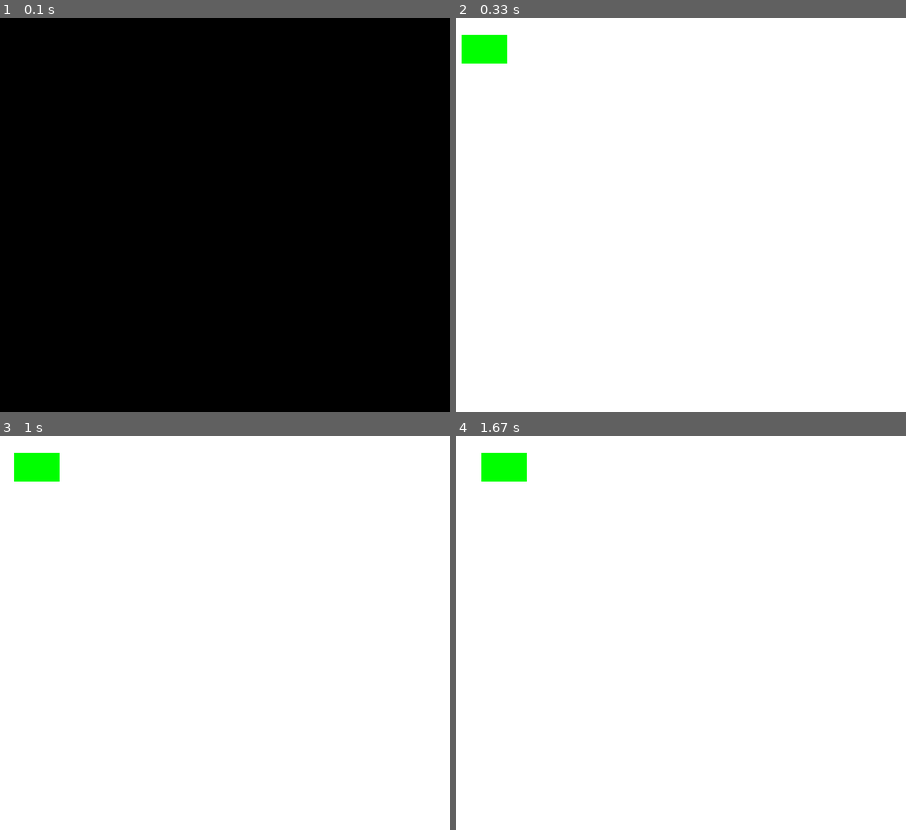
Above: before the commit, frames 1-4 (two rows, left to right).
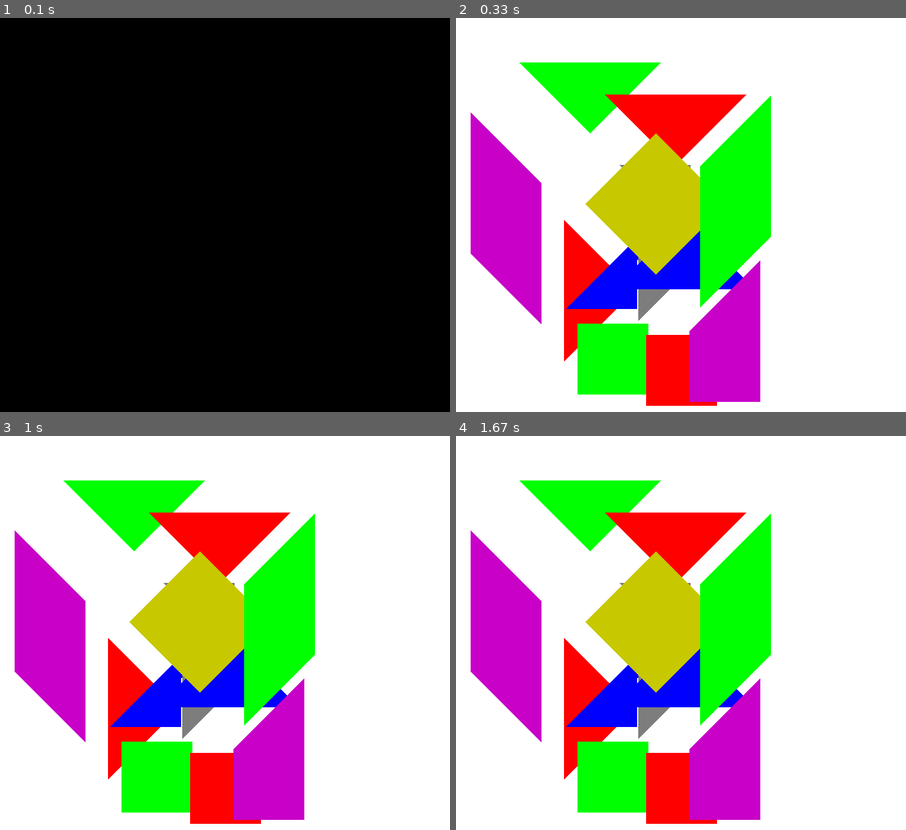
Above: after the commit, the same moments.

Repository: dradav97/TangramPygame
Game: pygame game, started from prueba_triangulo.py
Same seed, same stepped clock (60 frames per second), same inputs: the game is played once before the commit and once after it.
Inputs:
- Up to frame 1 (0.1 s): no input
- Up to frame 2 (0.33 s): no input
- Up to frame 3 (1 s): no input
- Up to frame 4 (1.67 s): no input

Frame 1 is identical in both runs. In frame 2, 36% of the frame differs, in the area x 1-70%, y 4-99%; in frame 3, 36%; in frame 4, 36%.

Commit message:
se generan las figuras de manera aleatoria

Diff:
--- a/figures/Quadrilateral.py
+++ b/figures/Quadrilateral.py
@@ -1,9 +1,11 @@
 from math import cos, sin
 from figures.Vertex import Vertex
 import pygame
+import random as rm
+
 
 class Quadrilateral:
-    def __init__(self, vertex_a, vertex_b, vertex_c, vertex_d, center, screen):
+    def __init__(self, vertex_a, vertex_b, vertex_c, vertex_d, center, screen, color):
         self._vertex_a = vertex_a
         self._vertex_b = vertex_b
         self._vertex_c = vertex_c
@@ -11,6 +13,8 @@
         self._center = center
         self.screen = screen
         self.delta = 5
+        self.color = color
+        self.pos_random()
 
     def rotate(self, grades):
         self.vertex_a = self.rotate_vertex(self.vertex_a.x-self.center.x, self.vertex_a.y-self.center.y, grades)
@@ -23,8 +27,22 @@
         new_x = x*cos(alpha) - y*sin(alpha)
         return Vertex([new_x+self.center.x, new_y+self.center.y])
 
+    def pos_random(self):
+        rx = rm.randint(0, 250)
+        ry = rm.randint(0, 250)
+        self._vertex_a.x = self.vertex_a.x + rx
+        self._vertex_b.x = self.vertex_b.x + rx
+        self._vertex_c.x = self.vertex_c.x + rx
+        self._vertex_d.x = self.vertex_d.x + rx
+        self._center.y = self.center.x + rx
+        self._vertex_a.y = self.vertex_a.y + ry
+        self._vertex_b.y = self.vertex_b.y + ry
+        self._vertex_c.y = self.vertex_c.y + ry
+        self._vertex_d.y = self.vertex_d.y + ry
+        self._center.y = self.center.y + ry
+
     def draw(self):
-        pygame.draw.polygon(self.screen, (0, 255, 0), (self.vertex_a.vertex, self.vertex_b.vertex, self.vertex_c.vertex, self.vertex_d.vertex))
+        pygame.draw.polygon(self.screen, self.color, (self.vertex_a.vertex, self.vertex_b.vertex, self.vertex_c.vertex, self.vertex_d.vertex))
 
     @property
     def move_l(self):
--- a/figures/Triangle.py
+++ b/figures/Triangle.py
@@ -2,11 +2,11 @@
 from math import cos, sin
 from figures.Vertex import Vertex
 import pygame
-
+import random as rm
 
 class Triangle:
 
-    def __init__(self, vertex_a, vertex_b, vertex_c, center, screen):
+    def __init__(self, vertex_a, vertex_b, vertex_c, center, screen, color):
 
         self._vertex_a = vertex_a
         self._vertex_b = vertex_b
@@ -14,6 +14,8 @@
         self._center = center
         self.screen = screen
         self.delta = 10
+        self.color = color
+        self.pos_random()
 
     def rotate(self, grades):
 
@@ -27,7 +29,21 @@
         return Vertex([new_x+self.center.x, new_y+self.center.y])
 
     def draw(self):
-        pygame.draw.polygon(self.screen, (0, 255, 0), (self.vertex_a.vertex, self.vertex_b.vertex, self.vertex_c.vertex))
+        pygame.draw.polygon(self.screen, self.color, (self.vertex_a.vertex, self.vertex_b.vertex, self.vertex_c.vertex))
+
+    def pos_random(self):
+        rx = rm.randint(0, 200)
+        ry = rm.randint(0, 200)
+        print(self.vertex_a )
+        self._vertex_a.x = self.vertex_a.x + rx
+        self._vertex_b.x = self.vertex_b.x + rx
+        self._vertex_c.x = self.vertex_c.x + rx
+        self._center.y = self.center.x + rx
+        self._vertex_a.y = self.vertex_a.y + ry
+        self._vertex_b.y = self.vertex_b.y + ry
+        self._vertex_c.y = self.vertex_c.y + ry
+        self._center.y = self.center.y + ry
+
 
     @property
     def move_l(self):
--- a/prueba_triangulo.py
+++ b/prueba_triangulo.py
@@ -1,11 +1,11 @@
 import sys
+from copy import deepcopy
 import pygame
+
+from figures.Quadrilateral import Quadrilateral
 from figures.Triangle import Triangle
 from figures.Vertex import Vertex
-from figures.Quadrilateral import Quadrilateral
-
-
-
+import numpy as np
 pygame.init()
 size = (800, 700)
 screen = pygame.display.set_mode(size)
@@ -15,13 +15,93 @@
 RED = (255, 0, 0)
 BLUE = (0, 0, 255)
 VIOLET = (125, 125, 125)
+YELLOW = (200, 0, 200)
+ORANGE = (200, 200, 0)
 alfa = 0
 clock = pygame.time.Clock()
-# (self, height, base, side_ab, side_ac, side_bc, vertex_a, vertex_b, vertex_c, center):
+# (self, height, base, side_ab, side_ac, side_bc, deepcopy_a, deepcopy_b, deepcopy_c, center):
+"""
+factor = 5
+a = np.array([0, 0]) * factor
+n = np.array([50, 0]) * factor
+b = np.array([100, 0]) * factor
+j = np.array([25, 25]) * factor
+i = np.array([75, 25]) * factor
+l = np.array([0, 50]) * factor
+r = np.array([25, 50]) * factor
+f = np.array([50, 50]) * factor
+q = np.array([75, 50]) * factor
+m = np.array([100, 50]) * factor
+o = np.array([25, 75]) * factor
+s = np.array([50, 75]) * factor
+p = np.array([75, 75]) * factor
+c = np.array([0, 100]) * factor
+h = np.array([25, 100]) * factor
+t = np.array([50, 100]) * factor
+k = np.array([75, 100]) * factor
+d = np.array([100, 100]) * factor
 
-t = Triangle(Vertex([100, 500]), Vertex([700, 500]), Vertex([400, 100]), Vertex([400, 350]), screen)
+a = [0, 0]
+n = [50, 0]
+b = [100, 0]
+j = [25, 25]
+i = [75, 25]
+l = [0, 50]
+r = [25, 50]
+f = [50, 50]
+q = [75, 50]
+m = [100, 50]
+o = [25, 75]
+s = [50, 75]
+p = [75, 75]
+c = [0, 100]
+h = [25, 100]
+t = [50, 100]
+k = [75, 100]
+d = [100, 100]
+"""
+#
 
-c = Quadrilateral(Vertex([10, 30]), Vertex([10, 80]), Vertex([90, 80]), Vertex([90, 30]), Vertex([10, 30]), screen)
+factor = 5
+a = Vertex(np.array([0, 0]) * factor)
+n = Vertex(np.array([50, 0]) * factor)
+b = Vertex(np.array([100, 0]) * factor)
+j = Vertex(np.array([25, 25]) * factor)
+i = Vertex(np.array([75, 25]) * factor)
+l = Vertex(np.array([0, 50]) * factor)
+r = Vertex(np.array([25, 50]) * factor)
+f = Vertex(np.array([50, 50]) * factor)
+q = Vertex(np.array([75, 50]) * factor)
+m = Vertex(np.array([100, 50]) * factor)
+o = Vertex(np.array([25, 75]) * factor)
+s = Vertex(np.array([50, 75]) * factor)
+p = Vertex(np.array([75, 75]) * factor)
+c = Vertex(np.array([0, 100]) * factor)
+h = Vertex(np.array([25, 100]) * factor)
+t = Vertex(np.array([50, 100]) * factor)
+k = Vertex(np.array([75, 100]) * factor)
+d = Vertex(np.array([100, 100]) * factor)
+
+
+tq = Triangle(deepcopy(a), deepcopy(j), deepcopy(n), deepcopy(a), screen, GREEN)
+tw = Triangle(deepcopy(n), deepcopy(i), deepcopy(b), deepcopy(n), screen, RED)
+ty = Triangle(deepcopy(j), deepcopy(r), deepcopy(f), deepcopy(j), screen, BLUE)
+tu = Triangle(deepcopy(i), deepcopy(f), deepcopy(q), deepcopy(i), screen, BLUE)
+ti = Triangle(deepcopy(r), deepcopy(o), deepcopy(f), deepcopy(r), screen, VIOLET)
+to = Triangle(deepcopy(f), deepcopy(p), deepcopy(q), deepcopy(f), screen, VIOLET)
+tp = Triangle(deepcopy(f), deepcopy(o), deepcopy(p), deepcopy(f), screen, BLUE)
+ta = Triangle(deepcopy(l), deepcopy(c), deepcopy(o), deepcopy(l), screen, RED)
+ts = Triangle(deepcopy(o), deepcopy(c), deepcopy(h), deepcopy(o), screen, BLUE)
+
+cr = Quadrilateral(deepcopy(n), deepcopy(j), deepcopy(f), deepcopy(i), deepcopy(n), screen, ORANGE)
+ce = Quadrilateral(deepcopy(a), deepcopy(l), deepcopy(o), deepcopy(j), deepcopy(a), screen, YELLOW)
+ct = Quadrilateral(deepcopy(b), deepcopy(i), deepcopy(p), deepcopy(m), deepcopy(b), screen,GREEN )
+cd = Quadrilateral(deepcopy(o), deepcopy(h), deepcopy(t), deepcopy(s), deepcopy(o), screen, GREEN)
+cf = Quadrilateral(deepcopy(s), deepcopy(t), deepcopy(k), deepcopy(p), deepcopy(s), screen, RED)
+cg = Quadrilateral(deepcopy(m), deepcopy(p), deepcopy(k), deepcopy(d), deepcopy(d), screen, YELLOW)
+
+
+
 
 while True:
     screen.fill(WHITE)
@@ -31,14 +111,52 @@
             sys.exit()
     # Aqui dibujamos
     # pygame.draw.polygon(screen, BLACK, [A, B, C, D], 2)
-    # pygame.draw.polygon(screen, (0,255,0), (t.vertex_a.vertex, t.vertex_b.vertex , t.vertex_c.vertex ), 2)
+    # pygame.draw.polygon(screen, (0,255,0), (t.deepcopy_a.deepcopy, t.deepcopy_b.deepcopy , t.deepcopy_c.deepcopy ), 2)
 
-    c.draw()
-    #pygame.draw.polygon((screen), (0, 255, 0), (c.vertex_a.vertex, c.vertex_b.vertex, c.vertex_c.vertex, c.vertex_d.vertex))
-    c.move_r
+
+    #pygame.draw.polygon((screen), (0, 255, 0), (c.deepcopy_a.deepcopy, c.deepcopy_b.deepcopy, c.deepcopy_c.deepcopy, c.deepcopy_d.deepcopy))
+
+
+    ################################################
+    """
+    tq
+    tw
+    ty
+    tu
+    ti
+    to
+    tp
+    ta
+    ts
+    cr
+    ce
+    ct
+    cd
+    cf
+    cg
+    """
+    ################################################
+    tq.draw()
+    tw.draw()
+    ty.draw()
+    tu.draw()
+    ti.draw()
+    to.draw()
+    tp.draw()
+    ta.draw()
+    ts.draw()
+
+    cr.draw()
+    ce.draw()
+    ct.draw()
+    cd.draw()
+    cf.draw()
+    cg.draw()
+
     g = -0.00172
     #c.rotate(g)
-
+    #tp.move_l
+    #tp.move_d
     clock.tick(5)
 
     # Aqui dibujamos
